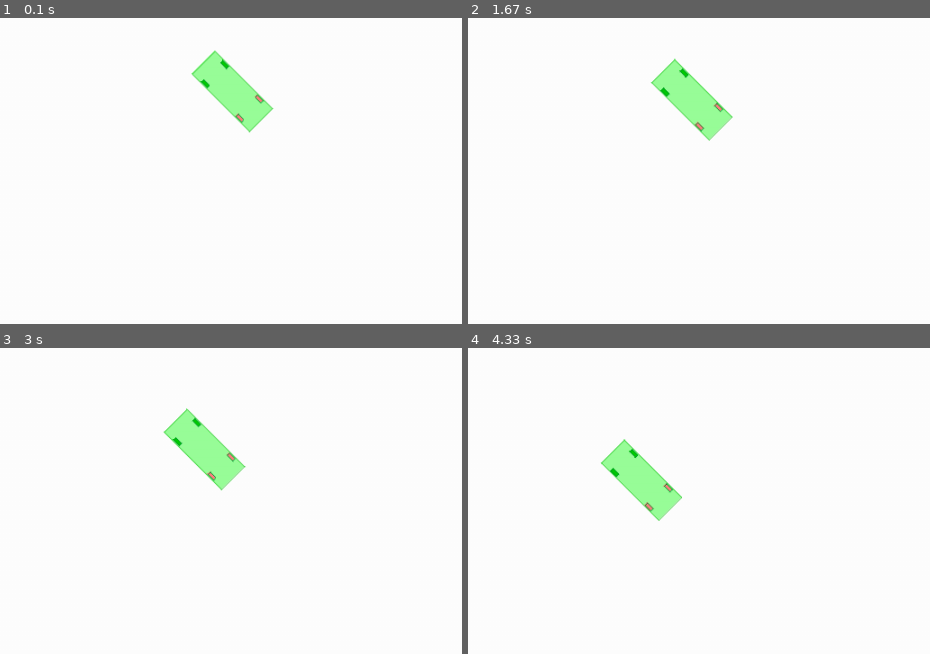
Above: before the commit, frames 1-4 (two rows, left to right).
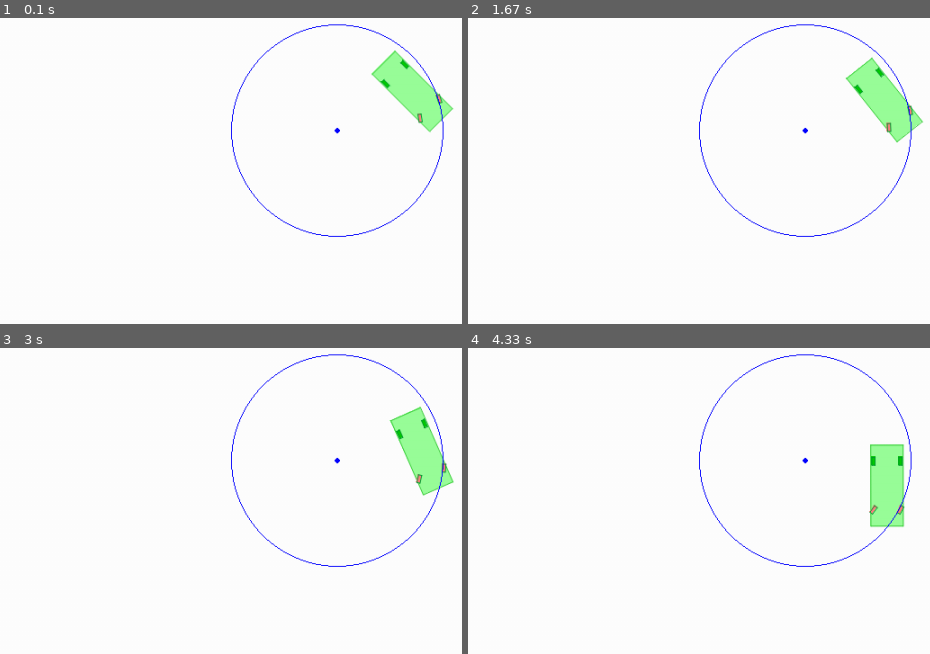
Above: after the commit, the same moments.

Repository: Bobbassoonguy/AutonomousVehicles
Game: pygame game, started from Scenarios/Scenario1_create_car.py
Two runs of this game, one before a commit and one after it. Both use one fixed random seed, a clock stepped at 60 frames per second and the inputs below.
Inputs:
- Up to frame 1 (0.1 s): no input
- Up to frame 2 (1.67 s): no input
- Up to frame 3 (3 s): no input
- Up to frame 4 (4.33 s): no input

The runs differ from the first frame. In frame 1, 4.8% of the frame differs, in the area x 41-99%, y 1-72%; in frame 2, 4.8%; in frame 3, 4.8%; in frame 4, 4.8%.

Commit message:
Vehicle.go works

Diff:
--- a/Classes/Scenario.py
+++ b/Classes/Scenario.py
@@ -1,3 +1,5 @@
+from typing import List, Any
+
 import pygame
 import Vehicle
 
@@ -12,7 +14,9 @@
         self.FPS = 60
 
         self.name = name
-        self.vehicles = []
+        self.vehicles = []  # type: List[Vehicle]
+        # vehicles: List[Vehicle] # Python 3.6 syntax, PEP 526
+
 
         self.screen = pygame.display.set_mode([self.CANVAS_SIZE_X, self.CANVAS_SIZE_y])
         pygame.display.set_caption(self.name)
--- a/Classes/Shape.py
+++ b/Classes/Shape.py
@@ -20,16 +20,15 @@
             y += i[1]
         return [x/num_points, y/num_points]
 
-    def rotate(self, angle, rotation_center="None"):
-        centroid = self.get_centroid()
+    def rotate(self, angle, rotation_point="centroid"):
         angle = math.radians(angle)
-        if rotation_center != "None":
-            centroid = rotation_center
+        if rotation_point == "centroid":
+            rotation_point = self.get_centroid()
         for i in self.points:
-            x = i[0]-centroid[0]
-            y = i[1]-centroid[1]
-            i[0] = x * math.cos(angle) - y * math.sin(angle) + centroid[0]
-            i[1] = x * math.sin(angle) + y * math.cos(angle) + centroid[1]
+            x = i[0] - rotation_point[0]
+            y = i[1] - rotation_point[1]
+            i[0] = x * math.cos(angle) - y * math.sin(angle) + rotation_point[0]
+            i[1] = x * math.sin(angle) + y * math.cos(angle) + rotation_point[1]
 
     def move(self, x_offset, y_offset):
         for i in self.points:
--- a/Classes/Vehicle.py
+++ b/Classes/Vehicle.py
@@ -4,7 +4,7 @@
 
 #this is a new change
 class Vehicle:
-    def __init__(self, parent, x=20, y=10):
+    def __init__(self, parent, x=10, y=10):
         self.parent = parent
         self.surface = self.parent.screen
         self.LENGTH = 4.5  # meters
@@ -63,17 +63,26 @@
     def move(self, dx, dy): #  moves car relative to current location. dx, dy in meters
         self.x = self.x + dx
         self.y = self.y + dy
-        self.outline.move(dx*self.PIXELS_PER_METER,dy*self.PIXELS_PER_METER)
+        self.outline.move(dx*self.PIXELS_PER_METER, dy*self.PIXELS_PER_METER)
         for i in self.wheels:
             i.move(dx, dy)
 
-    def rotate(self, degrees, rotation_point):
+    def move_to(self, x, y):  # moves car to these absolute coordinates (meters)
+        self.move(x-self.x,y-self.y)
+
+    def rotate(self, degrees, rotation_point="centroid"):
         self.angle += degrees
         self.angle %= 360
-        self.outline.rotate(degrees, rotation_point)
-        self.x, self.y = self.outline.get_centroid()
+        if rotation_point != "centroid":
+            rotation_point = [rotation_point[0]*self.PIXELS_PER_METER, rotation_point[1]*self.PIXELS_PER_METER]
+        self.outline.rotate(degrees, rotation_point=rotation_point)
+        self.x, self.y = [self.outline.get_centroid()[0]/self.PIXELS_PER_METER, self.outline.get_centroid()[1]/self.PIXELS_PER_METER]
+        if rotation_point == "centroid":
+            rotation_point = [self.outline.get_centroid()[0]/self.PIXELS_PER_METER, self.outline.get_centroid()[1]/self.PIXELS_PER_METER]
+        else:
+            rotation_point = [rotation_point[0]/self.PIXELS_PER_METER, rotation_point[1]/self.PIXELS_PER_METER]
         for i in self.wheels:
-            i.rotate(degrees, rotation_point)
+            i.rotate(degrees, rotation_point=rotation_point)
 
     def rotate_to_angle(self, angle, rotation_point="centroid"):
         self.rotate(angle-self.angle, rotation_point)
@@ -87,7 +96,7 @@
 
             if self.front_left_wheel.angle != self.angle + math.degrees(math.asin(self.WHEELBASE/turn_radius)):
                 self.front_left_wheel.rotate_to_angle(self.angle + math.degrees(math.asin(self.WHEELBASE/turn_radius)))
-                self.front_right_wheel.rotate_to_angle(self.angle +math.degrees(math.asin(self.WHEELBASE/math.sqrt(
+                self.front_right_wheel.rotate_to_angle(self.angle + math.degrees(math.asin(self.WHEELBASE/math.sqrt(
                     self.WHEELBASE**2+(-self.TRACK+math.sqrt(turn_radius**2-self.WHEELBASE**2))**2))))
 
         else:
@@ -99,19 +108,18 @@
                     self.WHEELBASE ** 2 + (-self.TRACK + math.sqrt(turn_radius ** 2 - self.WHEELBASE ** 2)) ** 2))))
 
         if display_turn_circle:
-            pygame.draw.circle(self.surface, [0, 0, 255], center, turn_radius * self.PIXELS_PER_METER, width=1)
-            pygame.draw.circle(self.surface, [0, 0, 255], center, 3, width=3)
+            pygame.draw.circle(self.surface, [0, 0, 255], [center[0]*self.PIXELS_PER_METER, center[1]*self.PIXELS_PER_METER], turn_radius * self.PIXELS_PER_METER, width=1)
+            pygame.draw.circle(self.surface, [0, 0, 255], [center[0]*self.PIXELS_PER_METER, center[1]*self.PIXELS_PER_METER], 3, width=3)
 
     def get_turn_circle_center(self, turn_radius, right_turn=True):
-        turn_radius *= self.PIXELS_PER_METER
         if right_turn:
             back = self.back_left_wheel
-            center = [back.x + math.sqrt(turn_radius**2-(self.WHEELBASE*self.PIXELS_PER_METER)**2) * math.cos(math.radians(self.angle)),
-                      back.y + math.sqrt(turn_radius**2-(self.WHEELBASE*self.PIXELS_PER_METER)**2) * math.sin(math.radians(self.angle))]
+            center = [back.x + math.sqrt(turn_radius ** 2 - self.WHEELBASE ** 2) * math.cos(math.radians(self.angle)),
+                      back.y + math.sqrt(turn_radius ** 2 - self.WHEELBASE ** 2) * math.sin(math.radians(self.angle))]
         else:
             back = self.back_right_wheel
-            center = [back.x - math.sqrt(turn_radius**2-(self.WHEELBASE*self.PIXELS_PER_METER)**2) * math.cos(math.radians(self.angle)),
-                      back.y - math.sqrt(turn_radius**2-(self.WHEELBASE*self.PIXELS_PER_METER)**2) * math.sin(math.radians(self.angle))]
+            center = [back.x - math.sqrt(turn_radius ** 2 - self.WHEELBASE ** 2) * math.cos(math.radians(self.angle)),
+                      back.y - math.sqrt(turn_radius ** 2 - self.WHEELBASE ** 2) * math.sin(math.radians(self.angle))]
         return center
 
     def go(self, delta_time):  # moves the car according to current_turn_radius to place it would be after
@@ -123,7 +131,7 @@
         elif self.current_turn_radius > 0:  # Right turn
             self.turn(self.current_turn_radius, math.degrees(distance / self.current_turn_radius), right_turn=True, display_turn_circle=True)
         else:
-            self.move(distance*math.cos(math.radians(self.angle)), distance*math.sin(math.radians(self.angle)))
+            self.move(distance*math.cos(math.radians(self.angle-90)), distance*math.sin(math.radians(self.angle-90)))
 
 
 
@@ -167,18 +175,16 @@
         self.y = self.y + dy
 
     def move_to(self, x, y):
-        self.outline.move_point_to_point(self.outline.get_centroid(), [x, y])
-        self.x = x
-        self.y = y
+        self.move(x-self.x, y-self.y)
 
     def rotate(self, angle, rotation_point="centroid"):
         self.angle += angle
         self.angle %= 360
-        if rotation_point == "centroid":
-            rotation_point = self.outline.get_centroid()
+        if rotation_point != "centroid":
+            rotation_point = [rotation_point[0] * self.PIXELS_PER_METER, rotation_point[1] * self.PIXELS_PER_METER]
         self.outline.rotate(angle, rotation_point)
-        self.x = self.outline.get_centroid()[0]
-        self.y = self.outline.get_centroid()[1]
+        self.x = self.outline.get_centroid()[0] / self.PIXELS_PER_METER
+        self.y = self.outline.get_centroid()[1] / self.PIXELS_PER_METER
 
     def rotate_to_angle(self, angle, rotation_point="centroid"):
         self.rotate(angle-self.angle, rotation_point)
--- a/Scenarios/Scenario1_create_car.py
+++ b/Scenarios/Scenario1_create_car.py
@@ -2,27 +2,29 @@
 
 import pygame
 from Classes.Scenario import Scenario
+from Scenario import Scenario
+
 pygame.init()
 
 done = False
-main = Scenario("Scenario 1 - Create Car")
+main: Scenario = Scenario("Scenario 1 - Create Car")
 clock = pygame.time.Clock()
 
 main.addCar()
-main.vehicles[0].rotate(135, main.vehicles[0].outline.get_centroid())
+main.vehicles[0].rotate_to_angle(135, rotation_point="centroid")
+# print(main.vehicles[0].x, ",", main.vehicles[0].y)
+# print(main.vehicles[0].outline.get_centroid())
+main.vehicles[0].move_to(30, 10)
 main.vehicles[0].speed = 0
 main.vehicles[0].acceleration = .5
+main.vehicles[0].current_turn_radius = 5.9
 
-# counter = 0
-# right_turn = True
 while not done:
     clock.tick(main.FPS)
     main.main()
-    # counter += .5
-    # if counter > 10:
-    #     counter = 0
-    #     right_turn = not right_turn
+
     main.vehicles[0].go(1/main.FPS)
+
 
     pygame.display.flip()
 
